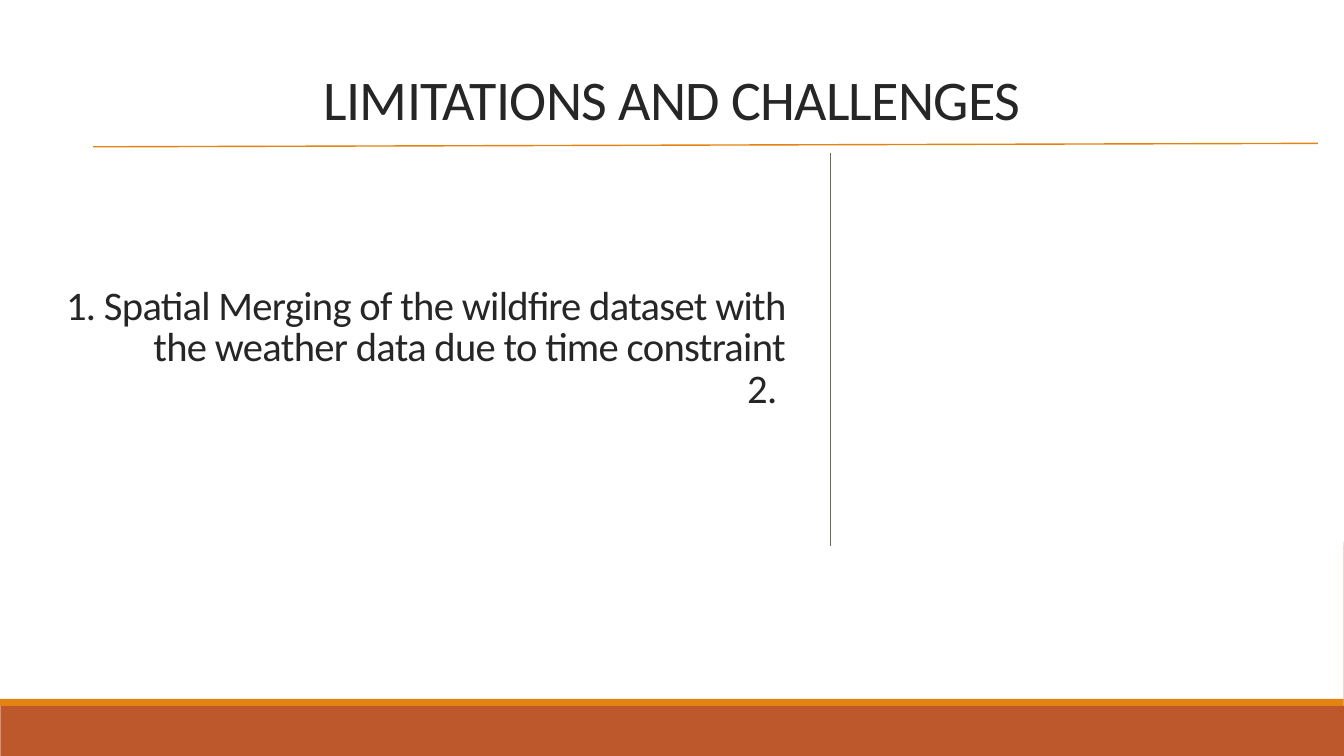
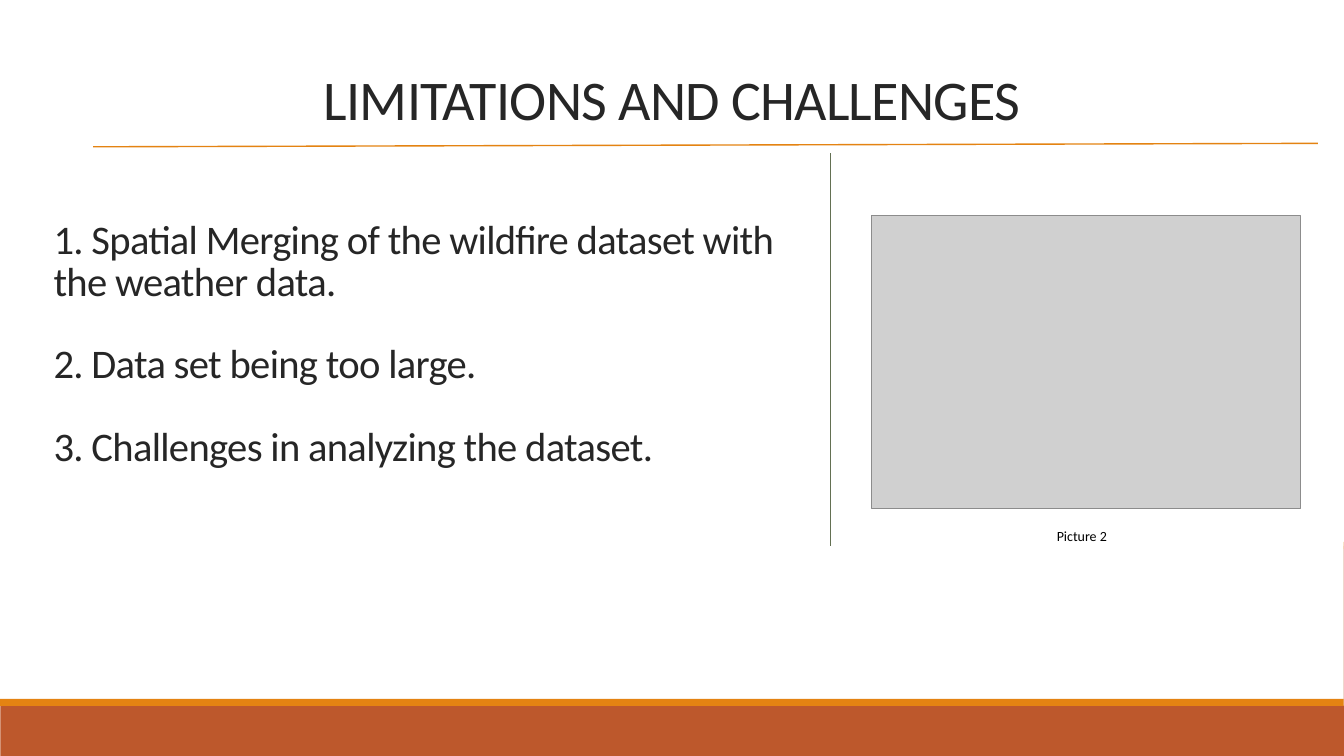
Before and after one commit to mturnell001/Project-1, a slide deck: slide 10 of US Wildfire presentation.pptx (slide 9 before the commit). Drawn at 1344x756 pixels with LibreOffice and Linux fonts; fonts in the diff are those of the drawing; grey boxes stand for pictures. Boxes give left, top, right and bottom in pixels: in the first picture for what was removed or moved away, otherwise in the second. Text is boxed around its words. In the diff, an @@ line names an element or a change of style, - is before the commit and + after.

```diff
--- a/US Wildfire presentation.pptx
+++ b/US Wildfire presentation.pptx
@@ title at (54,225,774,468): text changed @@
-1. Spatial Merging of the wildfire dataset with the weather data due to time constraint
-2.
+1. Spatial Merging of the wildfire dataset with the weather data.
+2. Data set being too large.
+3. Challenges in analyzing the dataset.
@@ picture added at (872,216,1301,509) @@
@@ text added at (1057,531,1107,541), 10 pt, text #000000 @@
+Picture 2
```
Also in this commit, not shown: 6 other slides changed, 3 slides added, 2 slides removed.
